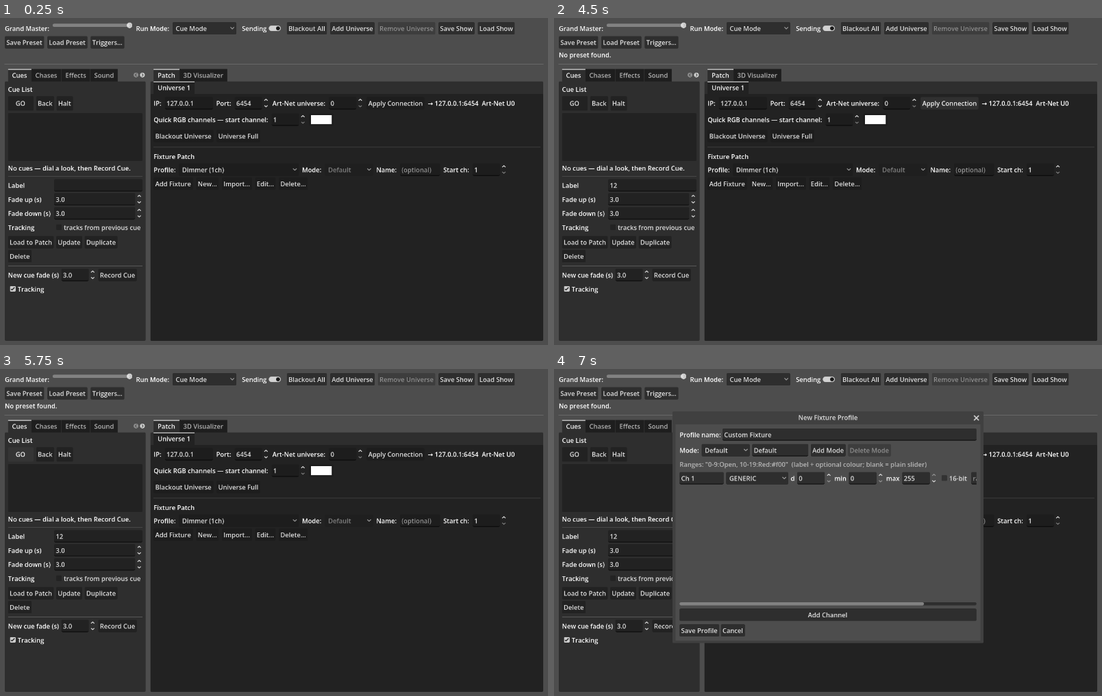
Above: before the commit, frames 1-4 (two rows, left to right).
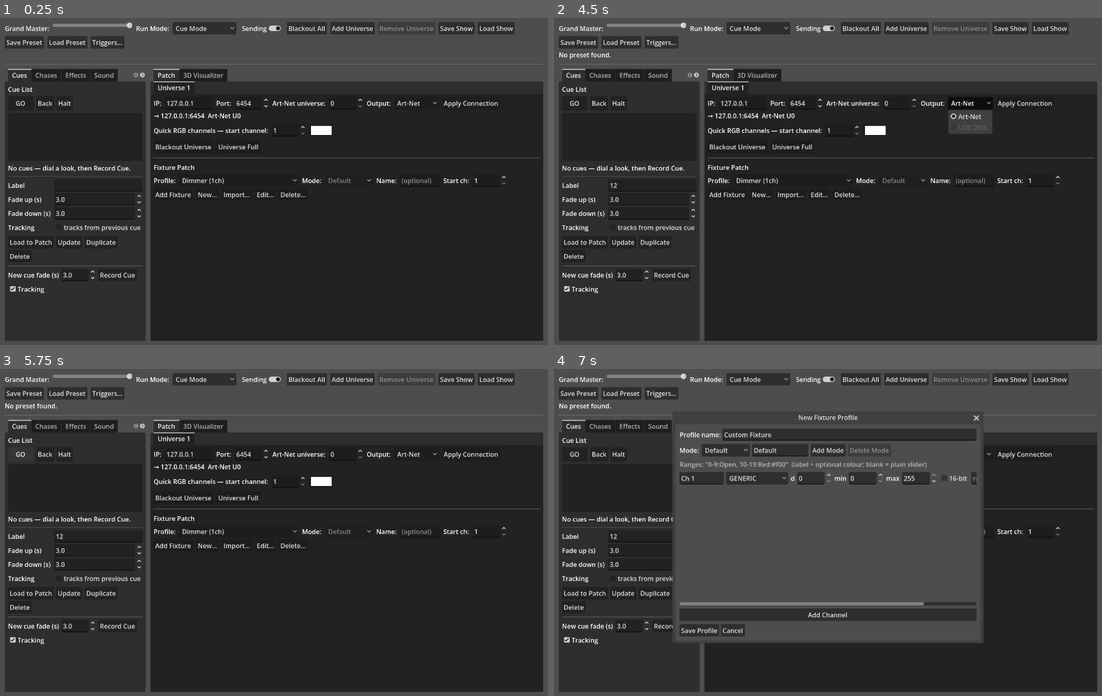
Above: after the commit, the same moments.

Repository: KonajuGames/slight-dmx-controller
Game: Godot game, scene res://main.tscn
Two runs of this game, one before a commit and one after it. Both use one fixed random seed, a clock stepped at 60 frames per second and the inputs below.
Inputs (mouse positions are in pixels of both pictures, inside the frame that each line leads up to):
- Up to frame 1 (0.25 s): no input
- Up to frame 2 (4.5 s): click (652, 184) at 0.52 s; type "12" at 0.6 s; click "Save Show" at 1.25 s; click "Load Show" at 2 s; click "Load Preset" at 2.75 s; click "Apply Connection" at 3.5 s; click (970, 103) at 4.25 s, where only the run after the commit has a clickable "Art-Net"
- Up to frame 3 (5.75 s): click "GO" at 5 s
- Up to frame 4 (7 s): click "GO" at 5.75 s; click "New..." at 6.5 s

The runs differ from the first frame. In frame 1, 2.4% of the frame differs, in the area x 28-99%, y 25-56%; in frame 2, 3.0%, in the area x 28-99%, y 24-56%; in frame 3, 2.4%; in frame 4, 0.3%.

Commit message:
Add USB DMX output via an FTDI GDExtension
New addons/usb_dmx GDExtension: a UsbDmxOutput class backed by the FTDI
D2XX driver, loaded dynamically at runtime (no SDK to build, no ftd2xx
library needed unless you actually use USB output). A background thread
streams a 512-byte frame buffer to the interface at a fixed rate, either
as a raw 250k 8N2 stream with a generated BREAK/MAB (Open DMX USB) or as
a framed 0x7E..0xE7 message (Enttec DMX USB Pro and compatibles).

App side: a UsbDmx autoload wraps it and no-ops cleanly when the
extension isn't built. Each ArtNetUniverse gains usb_serial / usb_mode;
ArtNet.tick() routes those universes to UsbDmx.send() instead of
Art-Net. The universe connection row gets an Output selector (Art-Net /
USB DMX) with a device + interface-type picker and Rescan; the choice is
saved in the show file and falls back to Art-Net when the extension is
absent.

The extension ships disabled (usb_dmx.gdextension.disabled); build it
with addons/usb_dmx/build.py (clones godot-cpp, ~20 min first time) or
see BUILD.md. Verified compiling and loading against Godot 4.7; a 20-check
headless test covers the bridge, routing, connection row and persistence.

Co-Authored-By: Claude Sonnet 5 <noreply@anthropic.com>

Diff:
--- a/artnet_sender.gd
+++ b/artnet_sender.gd
@@ -68,6 +68,8 @@
 func remove_universe(idx: int) -> void:
 	if idx < 0 or idx >= universes.size() or universes.size() <= 1:
 		return
+	if universes[idx].usb_serial != "":
+		UsbDmx.unroute(universes[idx].usb_serial)
 	universes[idx].close()
 	universes.remove_at(idx)
 
@@ -79,7 +81,10 @@
 	while universes.size() < n:
 		add_universe()
 	while universes.size() > n:
-		universes[universes.size() - 1].close()
+		var last := universes[universes.size() - 1]
+		if last.usb_serial != "":
+			UsbDmx.unroute(last.usb_serial)
+		last.close()
 		universes.remove_at(universes.size() - 1)
 
 
@@ -94,9 +99,13 @@
 	var layers: Array = Fx.compose(universes.size(), bases)
 	for i in range(universes.size()):
 		var ov: Dictionary = layers[i] if i < layers.size() else {}
-		universes[i].compute_output(master, ov)
+		var u := universes[i]
+		u.compute_output(master, ov)
 		if transmit:
-			universes[i].transmit()
+			if u.usb_serial != "":
+				UsbDmx.send(u.usb_serial, u.output)   # USB, not Art-Net
+			else:
+				u.transmit()
 
 
 func send_all() -> void:
--- a/artnet_universe.gd
+++ b/artnet_universe.gd
@@ -18,6 +18,12 @@
 ## even target the same number on different IPs.
 var artnet_universe := 0
 var connected := false
+
+## Output routing. When `usb_serial` is non-empty this universe's frames
+## go to that FTDI USB-DMX interface (via the UsbDmx bridge) instead of
+## Art-Net. `usb_mode` is UsbDmx.MODE_* (auto / open-dmx / enttec-pro).
+var usb_serial := ""
+var usb_mode := 0
 
 var _sequence := 0
 var dmx_data := PackedByteArray()
--- a/project.godot
+++ b/project.godot
@@ -29,6 +29,7 @@
 [autoload]
 
 ArtNet="*res://artnet_sender.gd"
+UsbDmx="*res://usb_dmx_bridge.gd"
 Sound="*res://sound_engine.gd"
 Fx="*res://effects_engine.gd"
 AutoShow="*res://auto_show.gd"
--- a/universe_panel.gd
+++ b/universe_panel.gd
@@ -31,6 +31,11 @@
 var ip_edit: LineEdit
 var port_spin: SpinBox
 var artnet_uni_spin: SpinBox
+var output_option: OptionButton
+var usb_row: HFlowContainer
+var usb_device_option: OptionButton
+var usb_mode_option: OptionButton
+var _usb_devices: Array = []
 var status_label: Label
 var rgb_start_spin: SpinBox
 var rgb_picker: ColorPickerButton
@@ -223,6 +228,9 @@
 # ---------------------------------------------------------------- UI BUILD --
 
 func _build_connection_row() -> Control:
+	var col := VBoxContainer.new()
+	col.add_theme_constant_override("separation", 4)
+
 	var row := _flow()
 
 	row.add_child(_label("IP:"))
@@ -245,6 +253,16 @@
 	artnet_uni_spin.value = sender.artnet_universe
 	row.add_child(artnet_uni_spin)
 
+	row.add_child(_label("Output:"))
+	output_option = OptionButton.new()
+	output_option.add_item("Art-Net")
+	output_option.add_item("USB DMX")
+	output_option.set_item_disabled(1, not UsbDmx.available)
+	if not UsbDmx.available:
+		output_option.set_item_tooltip(1, "Build addons/usb_dmx — see BUILD.md")
+	output_option.item_selected.connect(func(_i): _sync_output_ui())
+	row.add_child(output_option)
+
 	var apply_btn := Button.new()
 	apply_btn.text = "Apply Connection"
 	apply_btn.pressed.connect(apply_connection)
@@ -253,7 +271,48 @@
 	status_label = _label("")
 	row.add_child(status_label)
 
-	return row
+	col.add_child(row)
+
+	# Second row: only meaningful when Output is "USB DMX".
+	usb_row = _flow()
+	usb_row.add_child(_label("Device:"))
+	usb_device_option = OptionButton.new()
+	usb_device_option.custom_minimum_size = Vector2(240, 0)
+	usb_row.add_child(usb_device_option)
+	usb_row.add_child(_label("Interface:"))
+	usb_mode_option = OptionButton.new()
+	for n in UsbDmx.MODE_NAMES:
+		usb_mode_option.add_item(n)
+	usb_row.add_child(usb_mode_option)
+	var rescan := Button.new()
+	rescan.text = "Rescan"
+	rescan.pressed.connect(_rescan_usb)
+	usb_row.add_child(rescan)
+	col.add_child(usb_row)
+
+	_rescan_usb()
+	_sync_output_ui()
+	return col
+
+
+func _sync_output_ui() -> void:
+	usb_row.visible = output_option.selected == 1
+
+
+func _rescan_usb() -> void:
+	_usb_devices = UsbDmx.list_devices()
+	var keep: int = usb_device_option.selected
+	usb_device_option.clear()
+	if _usb_devices.is_empty():
+		usb_device_option.add_item("(no USB DMX interfaces found)" if UsbDmx.available
+			else "(USB DMX extension not built)")
+		usb_device_option.disabled = true
+		return
+	usb_device_option.disabled = false
+	for d in _usb_devices:
+		usb_device_option.add_item("%s  (%s)" % [d["description"], d["serial"]])
+	if keep >= 0 and keep < _usb_devices.size():
+		usb_device_option.selected = keep
 
 
 func _build_rgb_row() -> Control:
@@ -1020,8 +1079,32 @@
 func apply_connection() -> void:
 	sender.artnet_universe = int(artnet_uni_spin.value)
 	sender.set_target(ip_edit.text, int(port_spin.value))
-	set_status("→ %s:%d  Art-Net U%d" % [
-		ip_edit.text, int(port_spin.value), int(artnet_uni_spin.value)])
+
+	var want_usb: bool = output_option.selected == 1 and UsbDmx.available
+	var new_mode: int = usb_mode_option.selected
+	var new_serial := ""
+	if want_usb and usb_device_option.selected >= 0 \
+			and usb_device_option.selected < _usb_devices.size():
+		new_serial = String(_usb_devices[usb_device_option.selected]["serial"])
+
+	if sender.usb_serial != "" and sender.usb_serial != new_serial:
+		UsbDmx.unroute(sender.usb_serial)
+
+	if new_serial != "" and UsbDmx.route(new_serial, new_mode):
+		sender.usb_serial = new_serial
+		sender.usb_mode = new_mode
+		set_status("USB DMX → %s  [%s]" % [new_serial, UsbDmx.status(new_serial)])
+		_sync_output_ui()
+		return
+
+	sender.usb_serial = ""
+	if want_usb:
+		set_status("USB DMX: %s — sending Art-Net" % (
+			UsbDmx.status(new_serial) if new_serial != "" else "no interface selected"))
+	else:
+		set_status("→ %s:%d  Art-Net U%d" % [
+			ip_edit.text, int(port_spin.value), int(artnet_uni_spin.value)])
+	_sync_output_ui()
 
 
 func _on_rgb_color_changed(color: Color) -> void:
@@ -1078,6 +1161,9 @@
 		"ip": ip_edit.text,
 		"port": int(port_spin.value),
 		"artnet_universe": int(artnet_uni_spin.value),
+		"output": "usb" if sender.usb_serial != "" else "artnet",
+		"usb_serial": sender.usb_serial,
+		"usb_mode": sender.usb_mode,
 		"fixtures": fixtures,
 	}
 
@@ -1089,6 +1175,18 @@
 		port_spin.value = int(d["port"])
 	if d.has("artnet_universe"):
 		artnet_uni_spin.value = int(d["artnet_universe"])
+
+	usb_mode_option.selected = clampi(
+		int(d.get("usb_mode", 0)), 0, maxi(usb_mode_option.item_count - 1, 0))
+	var want_serial := String(d.get("usb_serial", ""))
+	var want_usb: bool = String(d.get("output", "artnet")) == "usb" and UsbDmx.available
+	output_option.selected = 1 if want_usb else 0
+	if want_usb and want_serial != "":
+		_rescan_usb()
+		for di in range(_usb_devices.size()):
+			if String(_usb_devices[di]["serial"]) == want_serial:
+				usb_device_option.selected = di
+				break
 	apply_connection()
 
 	patched_fixtures.clear()
--- /dev/null
+++ b/usb_dmx_bridge.gd
@@ -0,0 +1,96 @@
+extends Node
+## Autoload singleton: "UsbDmx"
+##
+## Optional USB-DMX universe output through the `usb_dmx` GDExtension
+## (FTDI D2XX backend — Enttec DMX USB Pro, Open DMX USB, DMXKing, …).
+## Build it with `addons/usb_dmx/build.py`. Until then, and on any machine
+## without the FTDI runtime, `available` is false and every call here is a
+## harmless no-op, so the rest of the app doesn't care.
+
+const MODE_AUTO := 0
+const MODE_OPEN_DMX := 1
+const MODE_ENTTEC_PRO := 2
+const MODE_NAMES := ["Auto", "Open DMX", "Enttec Pro"]
+
+## True once the extension is loaded and the FTDI D2XX library is present.
+var available := false
+
+var _probe = null              # a UsbDmxOutput, for enumeration / driver check
+var _outputs := {}             # ftdi serial -> UsbDmxOutput
+
+
+func _ready() -> void:
+	if ClassDB.class_exists("UsbDmxOutput"):
+		_probe = ClassDB.instantiate("UsbDmxOutput")
+		available = _probe != null and _probe.driver_available()
+
+	if available:
+		print("UsbDmx: FTDI D2XX ready")
+	elif _probe != null:
+		print("UsbDmx: extension loaded, but no FTDI D2XX runtime — see addons/usb_dmx/BUILD.md")
+	else:
+		print("UsbDmx: extension not built — see addons/usb_dmx/BUILD.md")
+
+
+## [{ serial, description, guessed_mode }] for every connected interface.
+func list_devices() -> Array:
+	if not available:
+		return []
+	var out: Array = []
+	for d in _probe.list_devices():
+		out.append({
+			"serial": String(d.get("serial", "")),
+			"description": String(d.get("description", "")),
+			"guessed_mode": int(d.get("guessed_mode", MODE_OPEN_DMX)),
+		})
+	return out
+
+
+## Open (or re-open) `serial` in `mode` (MODE_*). Returns whether it is
+## now streaming.
+func route(serial: String, mode: int) -> bool:
+	if not available or serial == "":
+		return false
+	var o = _outputs.get(serial, null)
+	if o == null:
+		o = ClassDB.instantiate("UsbDmxOutput")
+		if o == null:
+			return false
+		_outputs[serial] = o
+	o.close()
+	if not o.open_serial(serial, mode):
+		_outputs.erase(serial)
+		return false
+	return true
+
+
+func unroute(serial: String) -> void:
+	var o = _outputs.get(serial, null)
+	if o != null:
+		o.close()
+		_outputs.erase(serial)
+
+
+func is_sending(serial: String) -> bool:
+	var o = _outputs.get(serial, null)
+	return o != null and o.is_open()
+
+
+func status(serial: String) -> String:
+	if not available:
+		return "USB DMX extension not built"
+	var o = _outputs.get(serial, null)
+	return String(o.get_status()) if o != null else "not open"
+
+
+## Hand one universe's 512-byte frame to its interface. Call every tick.
+func send(serial: String, dmx512: PackedByteArray) -> void:
+	var o = _outputs.get(serial, null)
+	if o != null:
+		o.set_frame(dmx512)
+
+
+func _exit_tree() -> void:
+	for s in _outputs:
+		_outputs[s].close()
+	_outputs.clear()
Not shown, added: addons/usb_dmx/src/.gdignore
Not shown, added: usb_dmx_bridge.gd.uid
Not shown, changed: README.md
Not shown, added: addons/usb_dmx/.gitignore
Not shown, added: addons/usb_dmx/BUILD.md
Not shown, added: addons/usb_dmx/SConstruct
Not shown, added: addons/usb_dmx/build.py
Not shown, added: addons/usb_dmx/src/ftd2xx_dyn.cpp
Not shown, added: addons/usb_dmx/src/ftd2xx_dyn.h
Not shown, added: addons/usb_dmx/src/register_types.cpp
Not shown, added: addons/usb_dmx/src/register_types.h
Not shown, added: addons/usb_dmx/src/usb_dmx_output.cpp
(and 2 more such lines)
